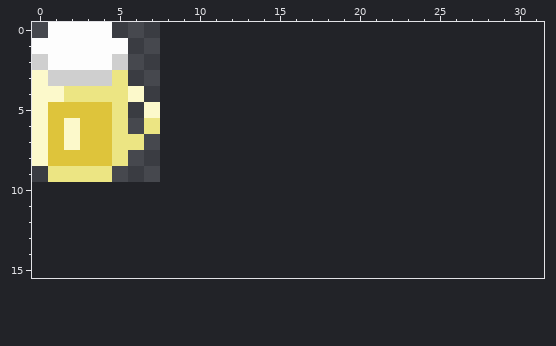
Two states of a pixel-art file, art/beer.aseprite. This is how it looked before the edit.
10x10 pixels, 1 frame. The old version is drawn lined up with the new one, on the new canvas.
The result:
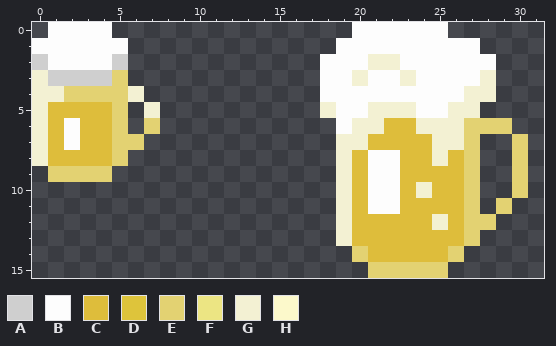
Palette (. is transparent): A #cfcfcf  B #fdfdfd  C #debd3b  D #dec43b  E #e3d272  F #ece583  G #f3f1d3  H #fcf9cb
What changed:
{"change": "canvas 10x10 -> 32x16, the old top-left corner now at -2,0 (the part of the old canvas that was cut away was empty and is not shown)"}
{"y":0,"x":20,"old":"......","new":"BBBBBB"}
{"y":1,"x":19,"old":".........","new":"BBBBBBBBB"}
{"y":2,"x":18,"old":"...........","new":"BBBGGBBBBBB"}
{"y":3,"x":0,"old":"H","new":"G"}
{"y":3,"x":5,"old":"F","new":"E"}
{"y":3,"x":18,"old":"...........","new":"BBGBBGBBBBG"}
{"y":4,"x":0,"old":"HHFFFFH","new":"GGEEEEG"}
{"y":4,"x":18,"old":"...........","new":"BBBBBBBBBGG"}
{"y":5,"x":0,"old":"HDDDDF","new":"GCCCCE"}
{"y":5,"x":7,"old":"H","new":"G"}
{"y":5,"x":18,"old":"..........","new":"GBBGGGBBGG"}
{"y":6,"x":0,"old":"HDHDDF","new":"GCBCCE"}
{"y":6,"x":7,"old":"F","new":"E"}
{"y":6,"x":19,"old":"...........","new":"BGGCCGGGEEE"}
{"y":7,"x":0,"old":"HDHDDFF","new":"GCBCCEE"}
{"y":7,"x":19,"old":".........","new":"GGCCCCGGE"}
{"y":7,"x":30,"old":".","new":"E"}
{"y":8,"x":0,"old":"HDDDDF","new":"GCCCCE"}
{"y":8,"x":19,"old":".........","new":"GCBBCCGCE"}
{"y":8,"x":30,"old":".","new":"E"}
{"y":9,"x":1,"old":"FFFF","new":"EEEE"}
{"y":9,"x":19,"old":".........","new":"GCBBCCCCE"}
{"y":9,"x":30,"old":".","new":"E"}
{"y":10,"x":19,"old":".........","new":"GCBBCGCCE"}
{"y":10,"x":30,"old":".","new":"E"}
{"y":11,"x":19,"old":".........","new":"GCBBCCCCE"}
{"y":11,"x":29,"old":".","new":"E"}
{"y":12,"x":19,"old":"..........","new":"GCCCCCGCEE"}
{"y":13,"x":19,"old":".........","new":"GCCCCCCCE"}
{"y":14,"x":20,"old":".......","new":"ECCCCCE"}
{"y":15,"x":21,"old":".....","new":"EEEEE"}
{"label":"added","picture_box":[320,22,528,278]}
{"label":"changed","picture_box":[32,70,160,182]}
